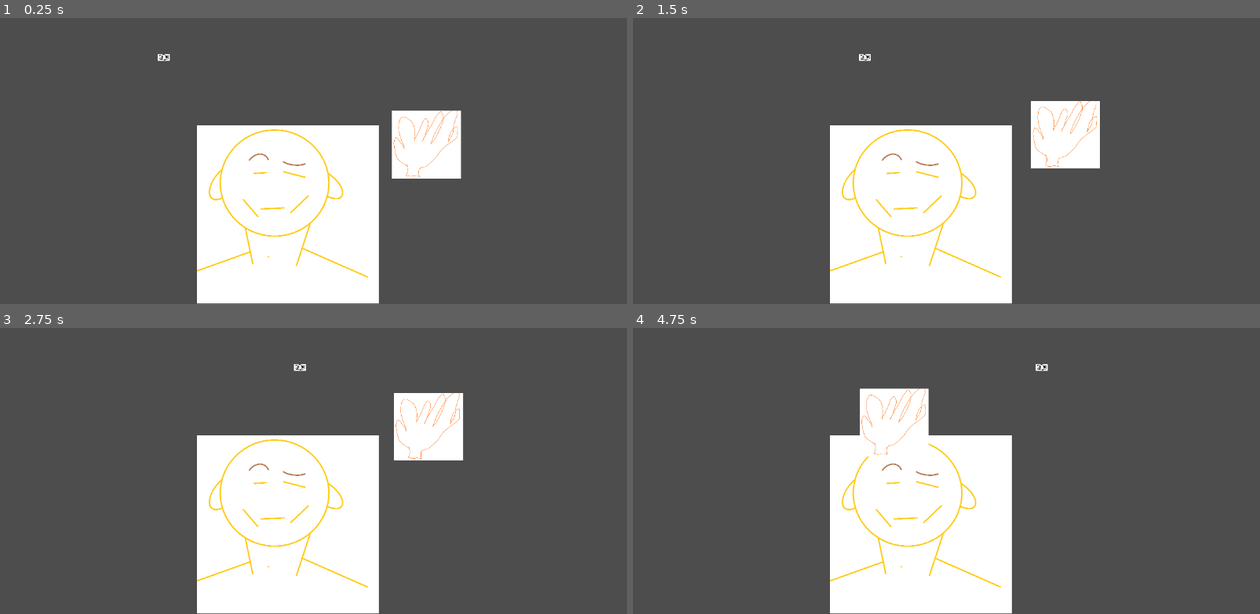
Above: before the commit, frames 1-4 (two rows, left to right).
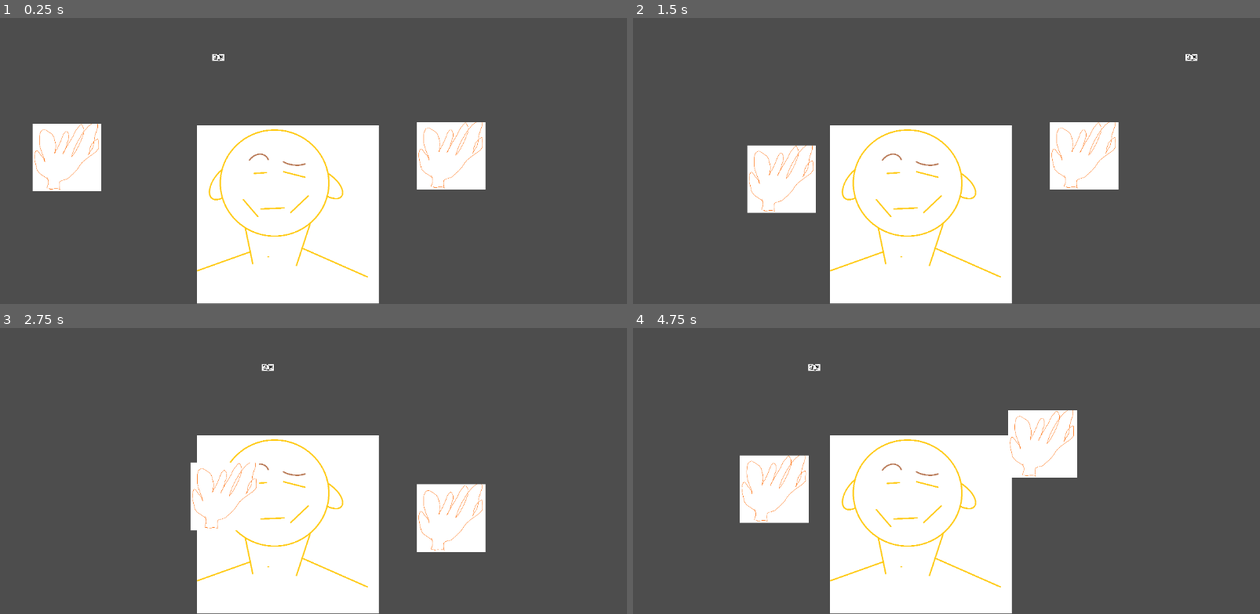
Above: after the commit, the same moments.

Repository: GopnikJammeri/LDJam56
Game: Godot game, scene res://Scenes/world.tscn
The game is run twice, just before and just after one commit, with the same random seed, the same clock (stepped at 60 frames per second) and the same inputs.
Inputs (mouse positions are in pixels of both pictures, inside the frame that each line leads up to):
- Up to frame 1 (0.25 s): no input
- Up to frame 2 (1.5 s): move the mouse to (1084, 109) at 0.52 s; hold Right (human_move_right) 0.53-1.28 s; hold M (switch_hand, bound only after the commit) 0.53-1.28 s; click (1084, 109) at 0.67 s; move the mouse to (821, 146) at 1.27 s; hold Down (human_move_down) from 1.28 s (still down); click (821, 146) at 1.35 s
- Up to frame 3 (2.75 s): tap M (switch_hand, bound only after the commit) at 1.55 s; move the mouse to (376, 359) at 2.02 s; release Down (human_move_down) at 2.03 s; hold Right (human_move_right) from 2.03 s (still down); hold M (switch_hand, bound only after the commit) from 2.03 s (still down)
- Up to frame 4 (4.75 s): move the mouse to (915, 508) at 2.77 s; release Right (human_move_right) at 2.78 s; release M (switch_hand, bound only after the commit) at 2.78 s; hold Up (human_move_up) 2.78-3.53 s; tap M (switch_hand, bound only after the commit) at 2.85, 4.35 s; click (915, 508) at 2.92 s; move the mouse to (1134, 491) at 3.52 s; hold M (switch_hand, bound only after the commit) 3.53-4.28 s; hold Left (human_move_left) from 3.53 s (still down); click (1134, 491) at 3.6 s; move the mouse to (758, 385) at 4.27 s

The runs differ from the first frame. In frame 1, 5.4% of the frame differs, in the area x 5-78%, y 12-61%; in frame 2, 5.5%; in frame 3, 5.9%; in frame 4, 7.2%, in the area x 17-71%, y 12-69%.

Commit message:
Hand switch

Diff:
--- a/Scenes/Hand.tscn
+++ b/Scenes/Hand.tscn
@@ -34,6 +34,7 @@
 
 [node name="CollisionPolygon2D" type="CollisionPolygon2D" parent="."]
 polygon = PackedVector2Array(-260, -37, -248, 272, 194, 291, 444, 253, 444, -189, 118, -322, -198, -282)
+disabled = true
 
 [connection signal="timeout" from="AttackCooldown" to="." method="_on_attack_cooldown_timeout"]
 [connection signal="timeout" from="CollisionCooldown" to="." method="_on_collision_cooldown_timeout"]
--- a/Scenes/world.tscn
+++ b/Scenes/world.tscn
@@ -1,10 +1,12 @@
-[gd_scene load_steps=4 format=3 uid="uid://0d3k4m2v2vii"]
+[gd_scene load_steps=5 format=3 uid="uid://0d3k4m2v2vii"]
 
 [ext_resource type="PackedScene" uid="uid://bosri6tikh45c" path="res://Scenes/mosquito.tscn" id="1_aq7s8"]
+[ext_resource type="Script" path="res://Scripts/world.gd" id="1_lhxt3"]
 [ext_resource type="PackedScene" uid="uid://dant37hgbwwmw" path="res://Scenes/human.tscn" id="2_xs0at"]
 [ext_resource type="PackedScene" uid="uid://cijdnabxraonc" path="res://Scenes/Hand.tscn" id="3_ay8sv"]
 
 [node name="World" type="Node2D"]
+script = ExtResource("1_lhxt3")
 
 [node name="Human" parent="." instance=ExtResource("2_xs0at")]
 position = Vector2(529, 483)
@@ -12,5 +14,11 @@
 [node name="Mosquito" parent="." instance=ExtResource("1_aq7s8")]
 position = Vector2(276, 194)
 
-[node name="Hand" parent="." instance=ExtResource("3_ay8sv")]
+[node name="HandRight" parent="." instance=ExtResource("3_ay8sv")]
 position = Vector2(829, 375)
+move_with_keys = true
+
+[node name="HandLeft" parent="." instance=ExtResource("3_ay8sv")]
+position = Vector2(123, 378)
+move_with_keys = true
+is_active = false
--- a/Scripts/hand.gd
+++ b/Scripts/hand.gd
@@ -1,12 +1,17 @@
 extends CharacterBody2D
+
+class_name Hand
+
+@export var move_speed: float = 200.0
+@export var move_with_keys: bool = true
+@export var is_active: bool = true
 
 var pointer_position = Vector2.ZERO
 var move_vector = Vector2.ZERO
 var is_ready_to_attack = true
+var active: bool = false
 
-@export var move_speed = 200
-@export var move_with_keys = true
-var Mosquito = preload("res://Scenes/mosquito.tscn")
+const Mosquito = preload("res://Scenes/mosquito.tscn")
 
 @onready var attack_cooldown = $AttackCooldown
 @onready var collision_cooldown = $CollisionCooldown
@@ -16,12 +21,13 @@
 func _ready():
 	reach_area.top_level = true
 	reach_area.position = position
-	if(!move_with_keys):
+	if !move_with_keys:
 		Input.set_mouse_mode(Input.MOUSE_MODE_HIDDEN)
+	print(active)
 
 
 func _input(event):
-	if(move_with_keys):
+	if move_with_keys:
 		return
 	if event is InputEventMouseMotion:
 		pointer_position = event.position
@@ -31,6 +37,10 @@
 		get_viewport().warp_mouse(position + move_vector * 50)
 
 func _physics_process(delta):
+
+	if not active:
+		return
+
 	var direction = Vector2()
 	if Input.is_action_just_pressed("left_click") && is_ready_to_attack:
 		is_ready_to_attack = false
--- a/Scripts/mosquito.gd
+++ b/Scripts/mosquito.gd
@@ -1,6 +1,6 @@
 extends CharacterBody2D
 
-@export var speed: float = 100.0     # The forward movement speed
+@export var speed: float = 500.0     # The forward movement speed
 @export var rotation_speed: float = 10.0  # The speed of steering
 
 @onready var cooldown_timer: Timer = $CooldownTimer
--- /dev/null
+++ b/Scripts/world.gd
@@ -0,0 +1,30 @@
+extends Node2D
+
+@onready var hand_right: Hand = $HandRight
+@onready var hand_left: Hand = $HandLeft
+
+var current_hand: Hand = null
+
+# Called when the node enters the scene tree for the first time.
+func _ready() -> void:
+	set_active_hand(hand_right)
+
+func _input(event: InputEvent) -> void:
+	if event.is_action_pressed("switch_hand"):
+		switch_hand()
+
+func set_active_hand(hand: Hand) -> void:
+	hand_right.active = false
+	hand_left.active = false
+
+	current_hand = hand
+	current_hand.active = true
+
+	print(hand_left.active)
+	print(hand_right.active)
+
+func switch_hand() -> void:
+	if current_hand == hand_left:
+		set_active_hand(hand_right)
+	elif current_hand == hand_right:
+		set_active_hand(hand_left)
--- a/project.godot
+++ b/project.godot
@@ -69,6 +69,11 @@
 , Object(InputEventKey,"resource_local_to_scene":false,"resource_name":"","device":0,"window_id":0,"alt_pressed":false, …(185 unchanged characters)…
 ]
 }
+switch_hand={
+"deadzone": 0.5,
+"events": [Object(InputEventKey,"resource_local_to_scene":false,"resource_name":"","device":-1,"window_id":0,"alt_pressed":false,"shift_pressed":false,"ctrl_pressed":false,"meta_pressed":false,"pressed":false,"keycode":0,"physical_keycode":77,"key_label":0,"unicode":109,"location":0,"echo":false,"script":null)
+]
+}
 
 [layer_names]
 
